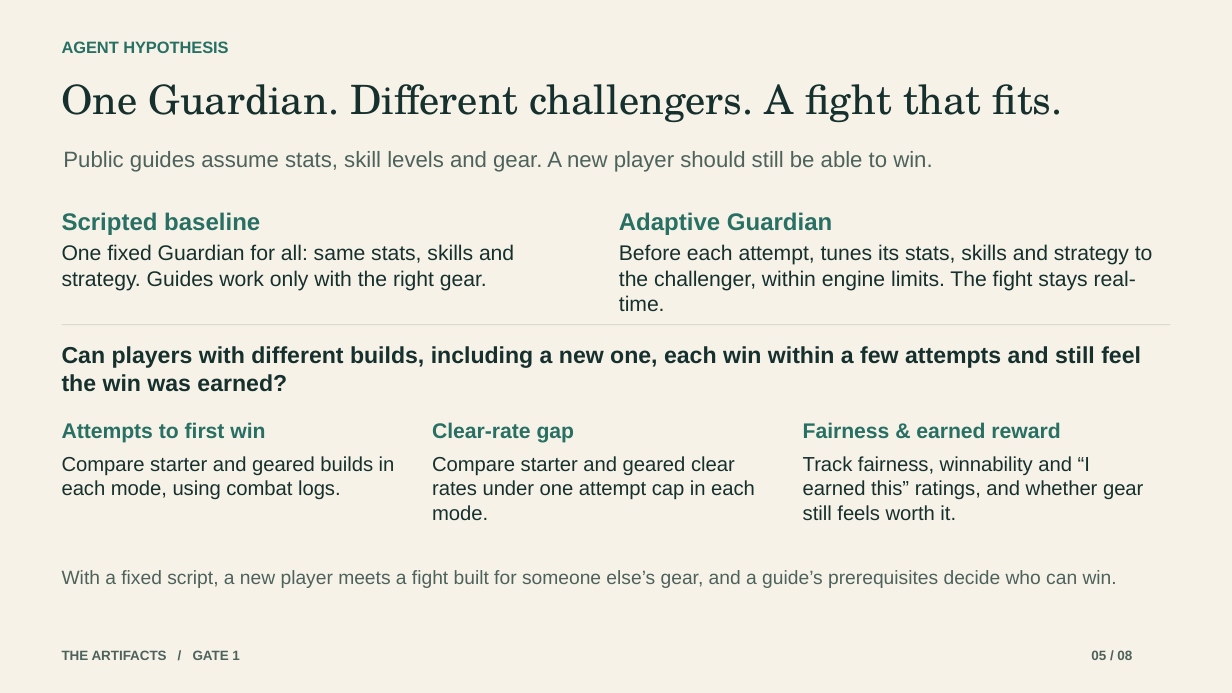
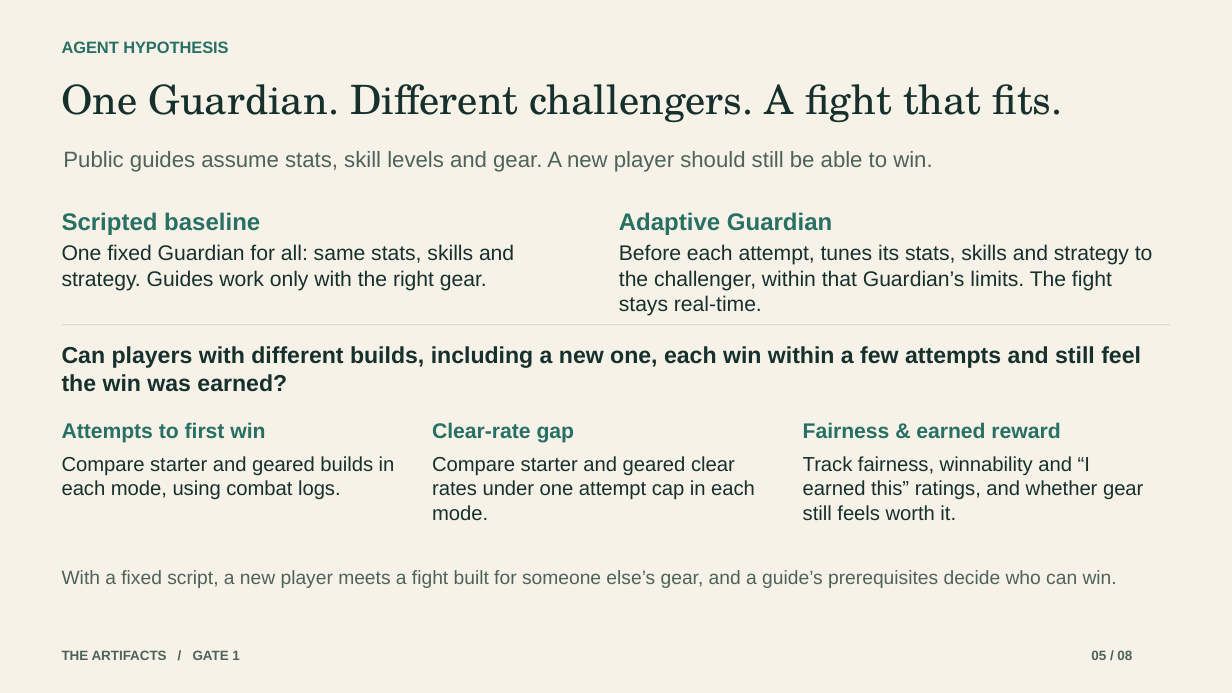
Before and after one commit to SM5858/the-artifacts, a slide deck: slide 5 of deck/The Artifacts - G1.pptx. Drawn at 1232x693 pixels with LibreOffice and Linux fonts; fonts in the diff are those of the drawing. Boxes give left, top, right and bottom in pixels: in the first picture for what was removed or moved away, otherwise in the second. Text is boxed around its words. In the diff, an @@ line names an element or a change of style, - is before the commit and + after.

```diff
--- a/deck/The Artifacts - G1.pptx
+++ b/deck/The Artifacts - G1.pptx
@@ text at (619, 244, 1153, 316): text changed @@
-Before each attempt, tunes its stats, skills and strategy to the challenger, within engine limits. The fight stays real-time.
+Before each attempt, tunes its stats, skills and strategy to the challenger, within that Guardian’s limits. The fight stays real-time.
```
Also in this commit, not shown: 1 other slide changed, 3 other files.
